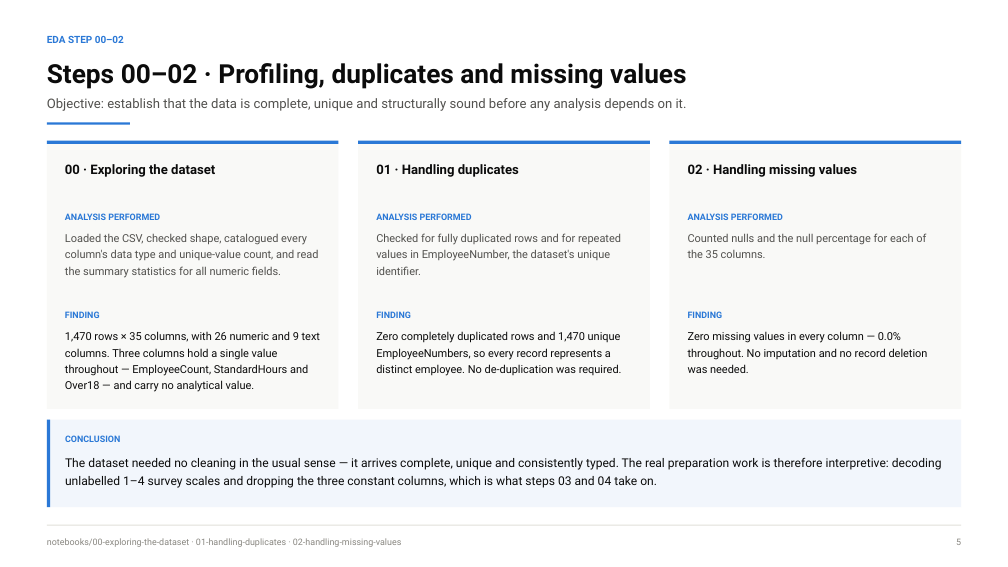
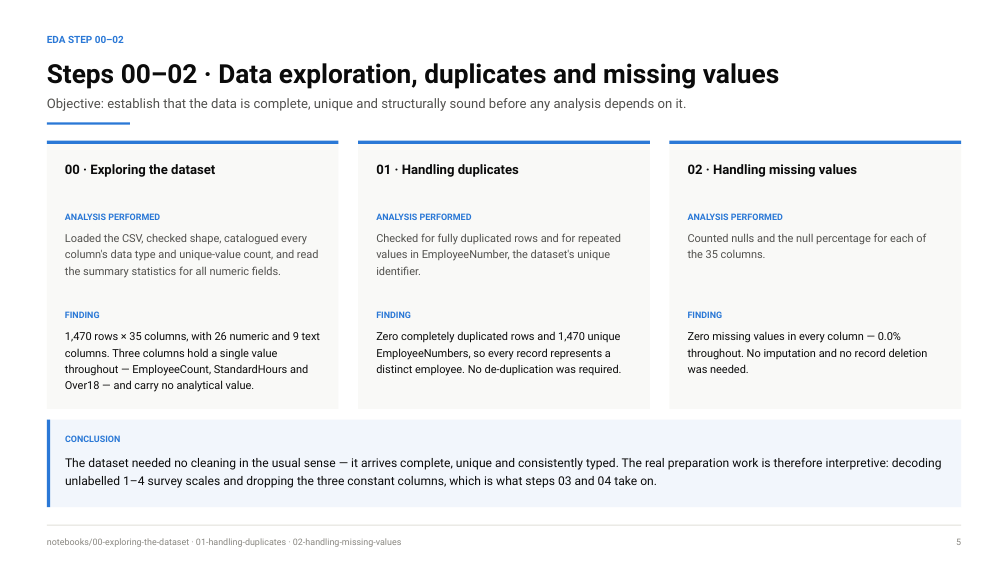
Before and after one commit to NPower-JDA-Cohort-2026/ibm-analytics-attrition-eda, a slide deck: slide 5 of presentation/IBM_Attrition_EDA_Team_Presentation.pptx. Drawn at 1008x567 pixels with LibreOffice and Linux fonts; fonts in the diff are those of the drawing. Boxes give left, top, right and bottom in pixels: in the first picture for what was removed or moved away, otherwise in the second. Text is boxed around its words. In the diff, an @@ line names an element or a change of style, - is before the commit and + after.

Commit message:
fix: update eda presentation slides

```diff
--- a/presentation/IBM_Attrition_EDA_Team_Presentation.pptx
+++ b/presentation/IBM_Attrition_EDA_Team_Presentation.pptx
@@ text at [47, 63, 779, 89]: text changed @@
-Steps 00–02 · Profiling, duplicates and missing values
+Steps 00–02 · Data exploration, duplicates and missing values
```
Also in this commit, not shown: 3 other slides changed.
